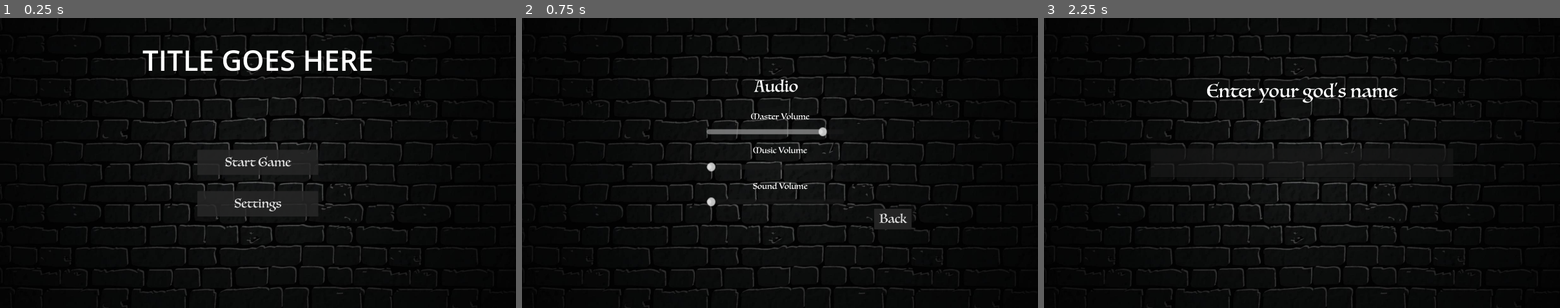
Above: before the commit, frames 1-3 (left to right).
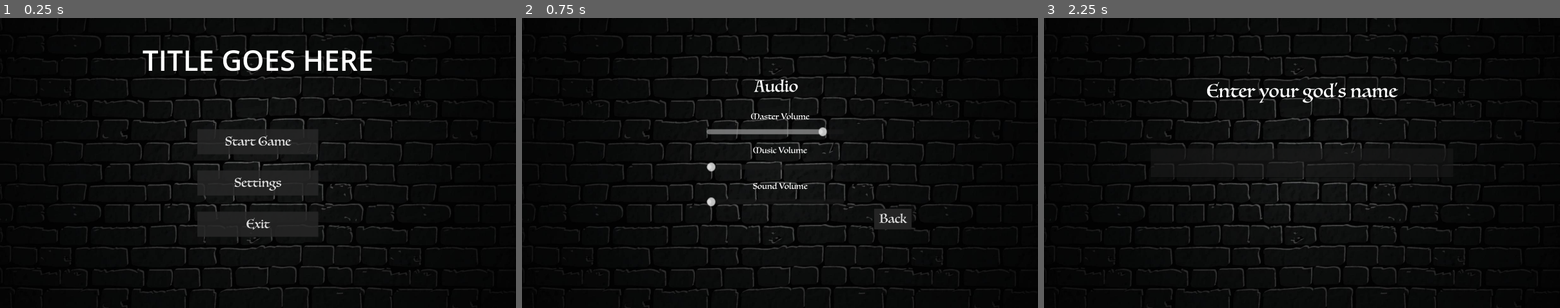
Above: after the commit, the same moments.

Repository: ShroomySquid/Ludum_Dare
Game: Godot game, scene res://root_menu_node.tscn
Same seed, same stepped clock (60 frames per second), same inputs: the game is played once before the commit and once after it.
Inputs:
- Up to frame 1 (0.25 s): no input
- Up to frame 2 (0.75 s): click "Settings" at 0.5 s
- Up to frame 3 (2.25 s): click "Back" at 1.25 s; click "Start Game" at 2 s

The runs differ from the first frame. In frame 1, 1.9% of the frame differs, in the area x 38-62%, y 38-76%; in frame 2, nothing differs; in frame 3, nothing differs.

Commit message:
added exit button

Diff:
--- /dev/null
+++ b/ui_prototype/Exit_button.gd
@@ -0,0 +1,6 @@
+extends Button
+
+
+
+func _on_pressed():
+	get_tree().quit()
--- a/ui_prototype/root_menu_node.tscn
+++ b/ui_prototype/root_menu_node.tscn
@@ -9,6 +9,7 @@
 [ext_resource type="Script" path="res://back_button.gd" id="6_eikeb"]
 [ext_resource type="Script" path="res://StartButton.gd" id="7_03lha"]
 [ext_resource type="Script" path="res://SettingsButton.gd" id="8_eq8ui"]
+[ext_resource type="Script" path="res://Exit_button.gd" id="8_o3tkp"]
 
 [sub_resource type="StyleBoxFlat" id="StyleBoxFlat_0je0y"]
 bg_color = Color(0.152941, 0.152941, 0.152941, 0.839216)
@@ -165,7 +166,23 @@
 "
 script = ExtResource("8_eq8ui")
 
+[node name="Separator4" type="Control" parent="TitleScreen/buttons_container/HBoxContainer/VBoxContainer"]
+layout_mode = 2
+
+[node name="Exit_button" type="Button" parent="TitleScreen/buttons_container/HBoxContainer/VBoxContainer"]
+custom_minimum_size = Vector2(600, 125)
+layout_mode = 2
+size_flags_horizontal = 4
+size_flags_vertical = 4
+theme_override_fonts/font = ExtResource("4_aeki8")
+theme_override_font_sizes/font_size = 60
+theme_override_styles/normal = SubResource("StyleBoxFlat_0je0y")
+text = "Exit
+"
+script = ExtResource("8_o3tkp")
+
 [node name="settings" type="Control" parent="."]
+visible = false
 layout_mode = 1
 anchors_preset = 15
 anchor_right = 1.0
@@ -295,5 +312,6 @@
 [connection signal="text_submitted" from="name_page/LineEdit" to="name_page/LineEdit" method="_on_text_submitted"]
 [connection signal="pressed" from="TitleScreen/buttons_container/HBoxContainer/VBoxContainer/StartButton" to="TitleScreen/buttons_container/HBoxContainer/VBoxContainer/StartButton" method="_on_pressed"]
 [connection signal="pressed" from="TitleScreen/buttons_container/HBoxContainer/VBoxContainer/SettingsButton" to="TitleScreen/buttons_container/HBoxContainer/VBoxContainer/SettingsButton" method="_on_pressed"]
+[connection signal="pressed" from="TitleScreen/buttons_container/HBoxContainer/VBoxContainer/Exit_button" to="TitleScreen/buttons_container/HBoxContainer/VBoxContainer/Exit_button" method="_on_pressed"]
 [connection signal="value_changed" from="settings/master_slider" to="audio_manager" method="_on_master_slider_value_changed"]
 [connection signal="pressed" from="settings/back_button" to="settings/back_button" method="_on_pressed"]
Not shown: 1 places in ui_prototype/root_menu_node.tscn that only renumber resources
